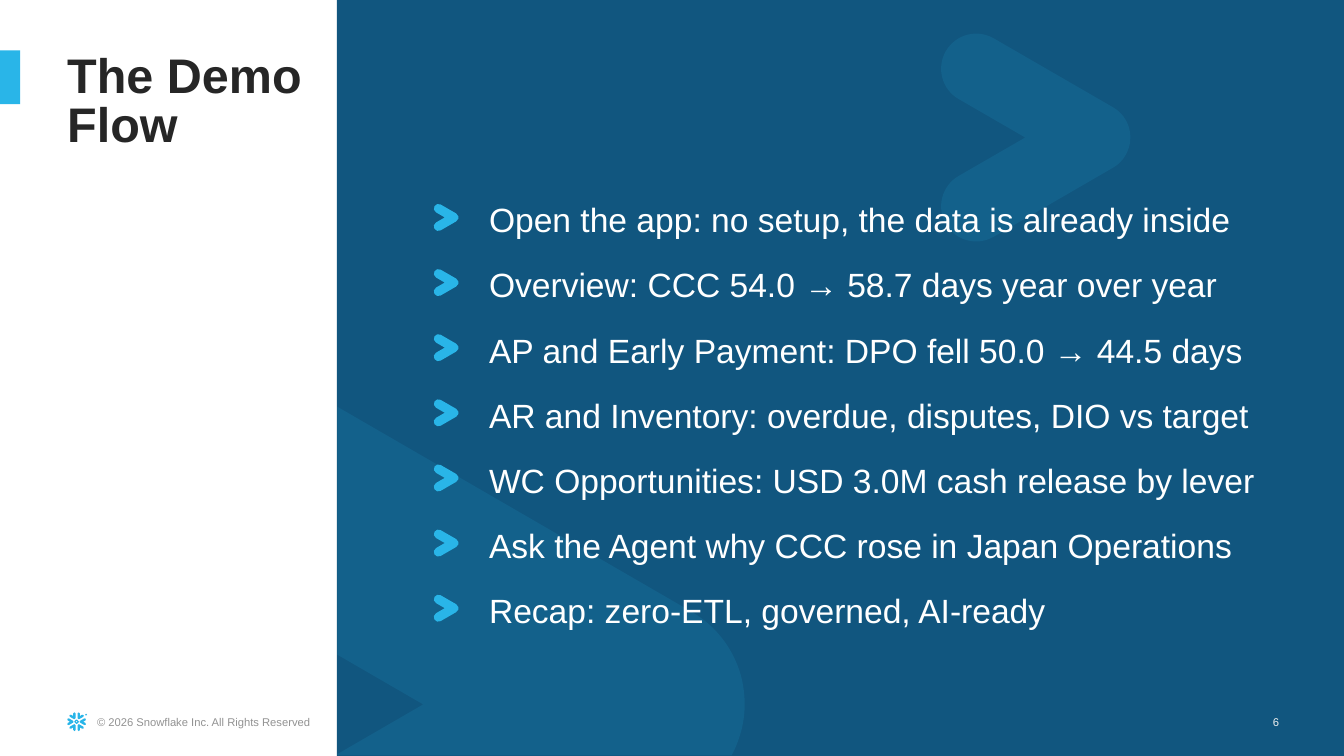
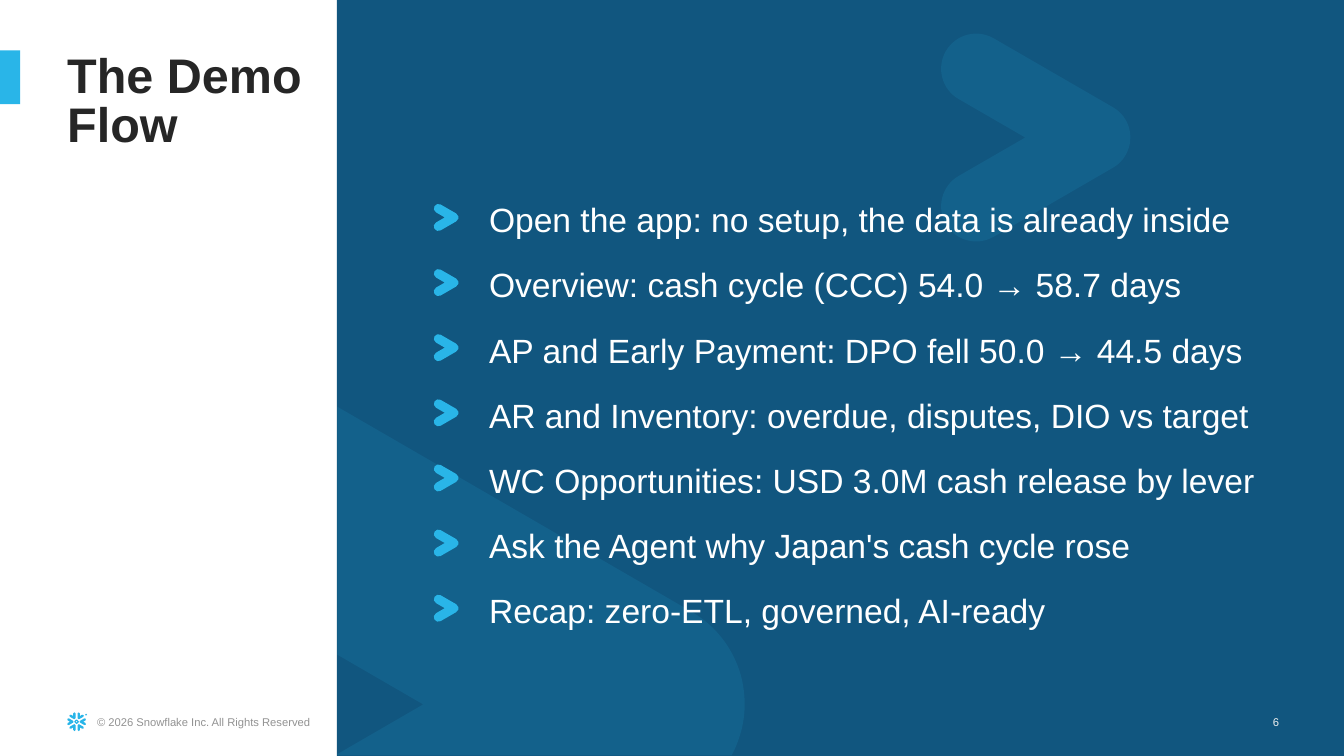
Before and after one commit to sfc-gh-dfreriks/sap-bdc-working-capital-360, a slide deck: slide 6 of docs/SAP_Working_Capital_360_Demo_Guide.pptx. Drawn at 1344x756 pixels with LibreOffice and Linux fonts; fonts in the diff are those of the drawing; background and template pictures are left out. Boxes give left, top, right and bottom in pixels: in the first picture for what was removed or moved away, otherwise in the second. Text is boxed around its words. In the diff, an @@ line names an element or a change of style, - is before the commit and + after.

Commit message:
Explain the cash conversion cycle (CCC) on charts, docs and decks
Generated with [Snowflake CoCo](https://docs.snowflake.com/en/user-guide/cortex-code/cortex-code)

```diff
--- a/docs/SAP_Working_Capital_360_Demo_Guide.pptx
+++ b/docs/SAP_Working_Capital_360_Demo_Guide.pptx
@@ text at [489,272,1181,304]: text changed @@
-Overview: CCC 54.0 → 58.7 days year over year
+Overview: cash cycle (CCC) 54.0 → 58.7 days
@@ text at [489,533,1130,564]: text changed @@
-Ask the Agent why CCC rose in Japan Operations
+Ask the Agent why Japan's cash cycle rose
```
Also in this commit, not shown: 4 other slides changed, 10 other files.
